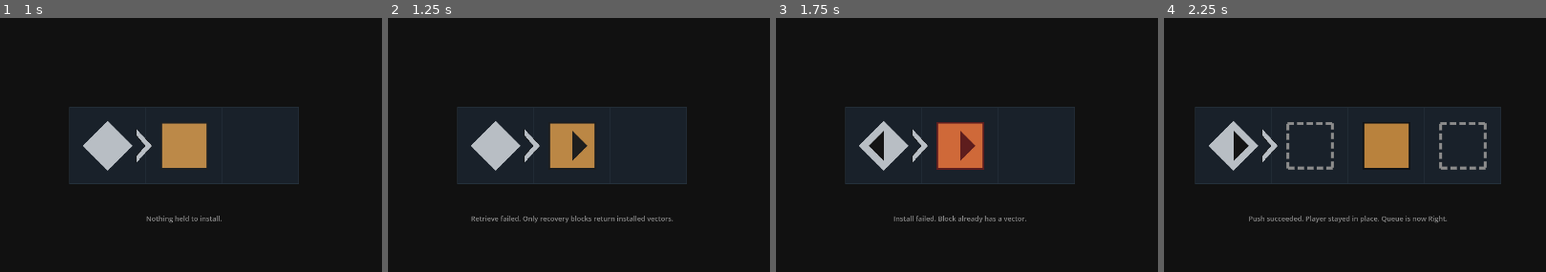
Above: before the commit, frames 1-4 (left to right).
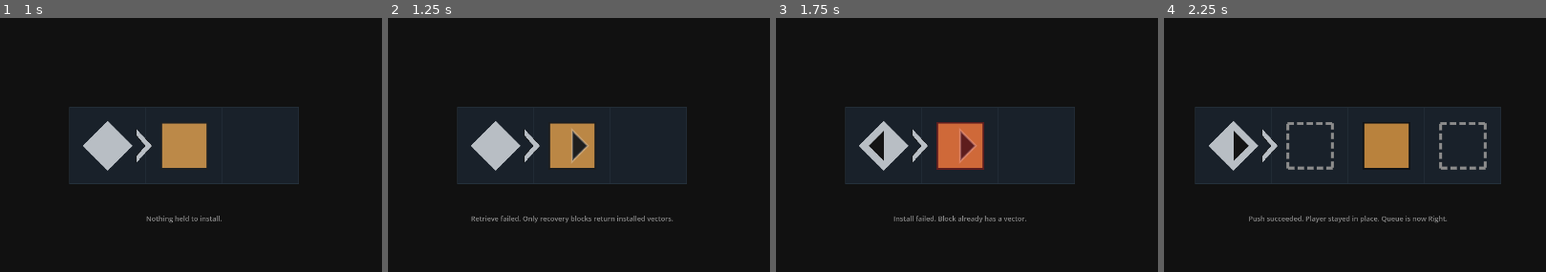
Above: after the commit, the same moments.

Repository: Periodev/DIR_03
Game: Godot game, scene res://scenes/verify_player_animation.tscn
Same seed, same stepped clock (60 frames per second), same inputs: the game is played once before the commit and once after it. This scene is started directly instead of the project's main scene.
Inputs:
- Up to frame 1 (1 s): tap Enter at 0.5 s; hold Right (move_right) from 0.53 s (still down); hold X (install_vector) from 0.53 s (still down)
- Up to frame 2 (1.25 s): keep holding Right (move_right); keep holding X (install_vector)
- Up to frame 3 (1.75 s): release Right (move_right) at 1.25 s; release X (install_vector) at 1.25 s; click "‹" at 1.25 s
- Up to frame 4 (2.25 s): hold Down (move_down) from 2.03 s (still down); tap Space (trigger_vector) at 2.1 s
The pictures show only the part of the screen within x 26-76%, y 20-70%; the shares and areas given below are measured in that part.

Frame 1 is identical in both runs. In frame 2, 0.2% of the frame differs, in the area x 48-53%, y 43-58%; in frame 3, 0.2%; in frame 4, nothing differs.

Commit message:
Highlight the next vector to release

Diff:
--- a/scripts/player_board_view.gd
+++ b/scripts/player_board_view.gd
@@ -43,6 +43,8 @@
 var error_flash_tween: Tween
 var error_flash_color_key := "error_flash"
 var error_flash_max_alpha := VisualStyle.ERROR_FLASH_MAX_ALPHA
+var active_vector_pulse_block_id := -1
+var active_vector_pulse_elapsed := 0.0
 
 
 func initialize(board) -> void:
@@ -57,6 +59,10 @@
 func render() -> void:
 	refresh_layout_size()
 	queue_redraw()
+
+
+func _process(delta: float) -> void:
+	update_active_vector_pulse(delta)
 
 
 func set_light_theme(enabled: bool) -> void:
@@ -814,14 +820,99 @@
 			marker_size
 		)
 	if vector_name != "" and block_id != install_reveal_block_id:
+		var vector_center := stored_vector_center(
+			block_position + Vector2.ONE * cell_size / 2.0,
+			vector_name
+		)
 		draw_direction_triangle(
-			stored_vector_center(
-				block_position + Vector2.ONE * cell_size / 2.0,
-				vector_name
-			),
+			vector_center,
 			vector_name,
 			palette["direction_fill"]
 		)
+		if should_draw_active_vector_pulse(block_id):
+			draw_active_vector_outline(vector_center, vector_name)
+
+
+func queued_release_block_id() -> int:
+	if game_board == null or game_board.install_order.is_empty():
+		return -1
+	return int(game_board.install_order[0])
+
+
+func should_draw_active_vector_pulse(block_id: int) -> bool:
+	return (
+		block_id == active_vector_pulse_block_id
+		and block_id != install_reveal_block_id
+		and trigger_flash_block_id == -1
+		and active_vector_pulse_progress() >= 0.0
+	)
+
+
+func update_active_vector_pulse(delta: float) -> void:
+	var queued_block_id: int = queued_release_block_id()
+	var pulse_suppressed := (
+		queued_block_id == -1
+		or queued_block_id == install_reveal_block_id
+		or trigger_flash_block_id != -1
+	)
+	if pulse_suppressed:
+		if active_vector_pulse_block_id != -1:
+			active_vector_pulse_block_id = -1
+			active_vector_pulse_elapsed = 0.0
+			queue_redraw()
+		return
+
+	if active_vector_pulse_block_id != queued_block_id:
+		active_vector_pulse_block_id = queued_block_id
+		active_vector_pulse_elapsed = 0.0
+		queue_redraw()
+		return
+
+	var previous_progress := active_vector_pulse_progress()
+	var cycle_seconds := (
+		VisualStyle.ACTIVE_VECTOR_PULSE_SECONDS
+		+ VisualStyle.ACTIVE_VECTOR_PULSE_PAUSE_SECONDS
+	)
+	active_vector_pulse_elapsed = fmod(
+		active_vector_pulse_elapsed + delta,
+		cycle_seconds
+	)
+	var current_progress := active_vector_pulse_progress()
+	if previous_progress >= 0.0 or current_progress >= 0.0:
+		queue_redraw()
+
+
+func active_vector_pulse_progress() -> float:
+	if active_vector_pulse_block_id == -1:
+		return -1.0
+	if active_vector_pulse_elapsed > VisualStyle.ACTIVE_VECTOR_PULSE_SECONDS:
+		return -1.0
+	return clampf(
+		active_vector_pulse_elapsed / VisualStyle.ACTIVE_VECTOR_PULSE_SECONDS,
+		0.0,
+		1.0
+	)
+
+
+func draw_active_vector_outline(center: Vector2, direction_name: String) -> void:
+	var progress := active_vector_pulse_progress()
+	if progress < 0.0:
+		return
+	var points := direction_triangle_points(center, direction_name)
+	if points.is_empty():
+		return
+	var color: Color = palette["active_vector_outline"]
+	color.a = sin(progress * PI) * VisualStyle.ACTIVE_VECTOR_OUTLINE_ALPHA
+	var stroke_width := maxf(
+		1.0,
+		roundi(cell_size * VisualStyle.ACTIVE_VECTOR_OUTLINE_WIDTH_RATIO)
+	)
+	draw_polyline(
+		PackedVector2Array([points[0], points[1], points[2], points[0]]),
+		color,
+		stroke_width,
+		true
+	)
 
 
 func is_goal_visually_occupied(goal_cell: Vector2i) -> bool:
--- a/scripts/visual_style.gd
+++ b/scripts/visual_style.gd
@@ -48,6 +48,10 @@
 const ERROR_FLASH_MAX_ALPHA := 180.0 / 255.0
 const HINT_FLASH_SECONDS := 0.18
 const HINT_FLASH_MAX_ALPHA := 0.20
+const ACTIVE_VECTOR_PULSE_SECONDS := 0.60
+const ACTIVE_VECTOR_PULSE_PAUSE_SECONDS := 1.40
+const ACTIVE_VECTOR_OUTLINE_WIDTH_RATIO := 2.0 / 96.0
+const ACTIVE_VECTOR_OUTLINE_ALPHA := 0.55
 const BLOCKED_RELEASE_SHAKE_RATIO := 0.050
 const BLOCKED_RELEASE_SHAKE_SECONDS := 0.12
 const BLOCKED_RELEASE_SHAKE_CYCLES := 2.0
@@ -99,6 +103,7 @@
 	"block_loaded": Color("#b9823d"),
 	"block_glyph": Color("#141414"),
 	"direction_fill": Color("#141414"),
+	"active_vector_outline": Color("#f2f2f2"),
 	"player": Color("#b8bec4"),
 	"error_flash": Color("#ff3232"),
 	"hint_flash": Color("#dedede"),
@@ -135,6 +140,7 @@
 	"block_loaded": Color("#a66f34"),
 	"block_glyph": Color("#f4f3f1"),
 	"direction_fill": Color("#f4f3f1"),
+	"active_vector_outline": Color("#1e1d1c"),
 	"player": Color("#484746"),
 	"error_flash": Color("#ff3232"),
 	"hint_flash": Color("#30302f"),
--- a/tools/verify_player_animation.gd
+++ b/tools/verify_player_animation.gd
@@ -18,6 +18,7 @@
 
 	await check_player_displacement(game)
 	check_grid_line_toggle(game)
+	check_active_vector_pulse(game)
 	await check_empty_release_error(game)
 	await check_empty_install_hint(game)
 	await check_loaded_block_rejects_install(game)
@@ -88,6 +89,37 @@
 	await create_timer(VisualStyle.ERROR_FLASH_SECONDS + 0.05).timeout
 	require(float(view.error_flash_alpha) < 0.01, "error overlay should fade out")
 	require(Vector2i(view.error_flash_cell) == Vector2i(-1, -1), "error cell should clear")
+
+
+func check_active_vector_pulse(game: Node) -> void:
+	require_level(game, "@AB.")
+	var first_index: int = int(game.find_block_index_by_id(1))
+	var first_block: Dictionary = game.blocks[first_index]
+	first_block["vector"] = "Right"
+	game.blocks[first_index] = first_block
+	var second_index: int = int(game.find_block_index_by_id(2))
+	var second_block: Dictionary = game.blocks[second_index]
+	second_block["vector"] = "Down"
+	game.blocks[second_index] = second_block
+	game.install_order.assign([1, 2])
+	game.render_all()
+	var view: Node = game.board_view
+	view.update_active_vector_pulse(0.0)
+	require(int(view.queued_release_block_id()) == 1, "first installed block should be queued to release")
+	require(int(view.active_vector_pulse_block_id) == 1, "first installed direction should pulse")
+	view.active_vector_pulse_elapsed = VisualStyle.ACTIVE_VECTOR_PULSE_SECONDS / 2.0
+	require(bool(view.should_draw_active_vector_pulse(1)), "active direction should draw its pulse")
+	require(not bool(view.should_draw_active_vector_pulse(2)), "later direction should remain static")
+	game.install_order.remove_at(0)
+	view.update_active_vector_pulse(0.0)
+	require(int(view.active_vector_pulse_block_id) == 2, "next direction should pulse after release")
+	view.install_reveal_block_id = 2
+	view.update_active_vector_pulse(0.0)
+	require(
+		not bool(view.should_draw_active_vector_pulse(2)),
+		"active pulse should wait for the installed direction reveal"
+	)
+	view.install_reveal_block_id = -1
 
 
 func check_loaded_block_rejects_install(game: Node) -> void:
Not shown, changed: tools/verify_v11_static.ps1
